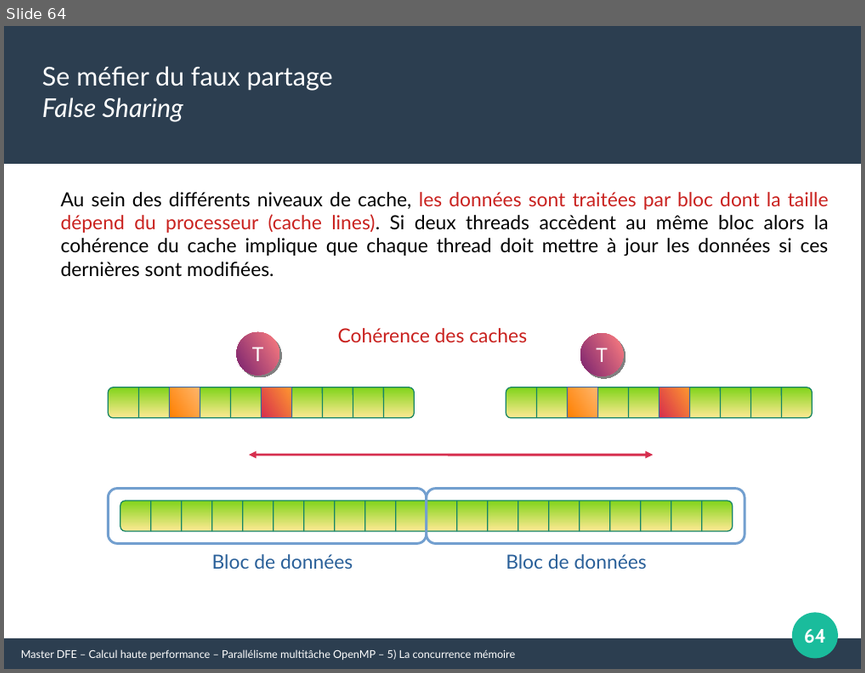
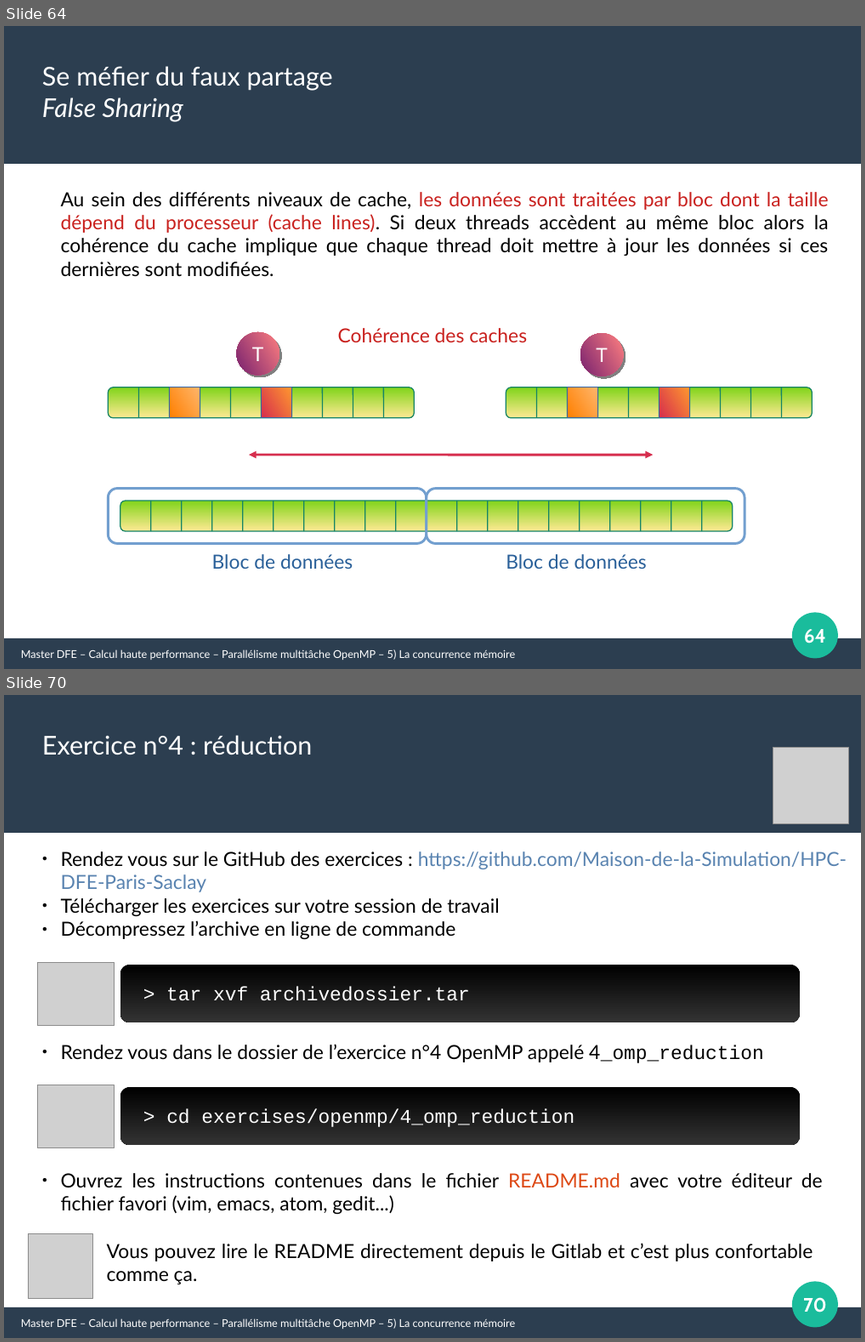
Before and after one commit to Maison-de-la-Simulation/HPC-DFE-Paris-Saclay, a slide deck: support/OpenMP.odp. Shown one above the other, each under a label of ours: slide 64 before the commit, slides 64 and 70 after it; the slides between them are not shown. The pictures are 865x673 and 865x1342 pixels, drawn with LibreOffice and Linux fonts; fonts in the diff are those of the drawing; grey boxes stand for pictures. Boxes give left, top, right and bottom in pixels: in the first picture for what was removed or moved away, otherwise in the second. Text is boxed around its words. In the diff, an @@ line names an element or a change of style, - is before the commit and + after.

```diff
--- a/support/OpenMP.odp
+++ b/support/OpenMP.odp
@@ slide 70 added at (x1=4, y1=695, x2=861, y2=1338), background #FFFFFF; not listed: 3 template elements that a slide beside it also shows @@
@@ text added at (x1=42, y1=735, x2=312, y2=755), 24 pt, text #FFFFFF @@
+Exercice n°4 : réduction
@@ picture added at (x1=773, y1=747, x2=849, y2=823) @@
@@ text added at (x1=61, y1=851, x2=846, y2=939), 18 pt, text #000000 @@
+● Rendez vous sur le GitHub des exercices : https://github.com/Maison-de-la-Simulation/HPC-DFE-Paris-Saclay
+● Télécharger les exercices sur votre session de travail
+● Décompressez l’archive en ligne de commande
@@ picture added at (x1=37, y1=963, x2=114, y2=1026) @@
@@ rounded rectangle added at (x1=120, y1=964, x2=800, y2=1022), fill gradient #000000 to #333333 @@
@@ text added at (x1=166, y1=987, x2=470, y2=1001), 18 pt, text #FFFFFF @@
+> tar xvf archivedossier.tar
@@ text added at (x1=61, y1=1043, x2=764, y2=1063), 18 pt, text #000000 @@
+● Rendez vous dans le dossier de l’exercice n°4 OpenMP appelé 4_omp_reduction
@@ picture added at (x1=37, y1=1084, x2=114, y2=1147) @@
@@ rounded rectangle added at (x1=120, y1=1087, x2=800, y2=1145), fill gradient #000000 to #333333 @@
@@ text added at (x1=166, y1=1109, x2=574, y2=1127), 18 pt, text #FFFFFF @@
+> cd exercises/openmp/4_omp_reduction
@@ text added at (x1=61, y1=1173, x2=823, y2=1213), 18 pt, text #000000 @@
+● Ouvrez les instructions contenues dans le fichier README.md avec votre éditeur de fichier favori (vim, emacs, atom, gedit...)
@@ picture added at (x1=28, y1=1234, x2=92, y2=1299) @@
@@ text added at (x1=107, y1=1242, x2=812, y2=1284), 18 pt, text #000000 @@
+Vous pouvez lire le README directement depuis le Gitlab et c’est plus confortable comme ça.
@@ page number added at (x1=803, y1=1297, x2=827, y2=1312), 18 pt, text #FFFFFF, bold @@
+70
@@ text added at (x1=21, y1=1318, x2=516, y2=1328), 10 pt, text #FFFFFF @@
+Master DFE – Calcul haute performance – Parallélisme multitâche OpenMP – 5) La concurrence mémoire
```
Also in this commit, not shown: 8 slides changed, 4 other slides added, 2 other files.
